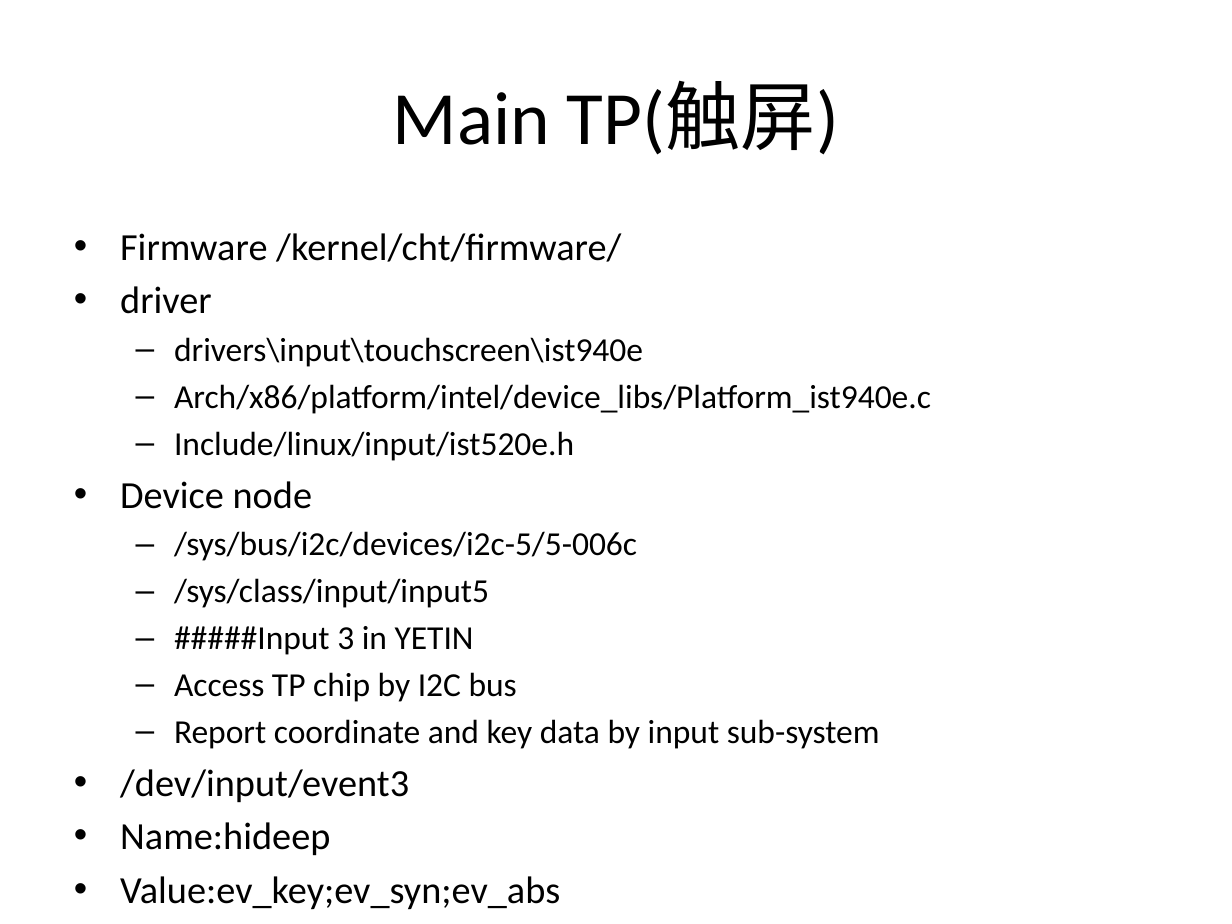
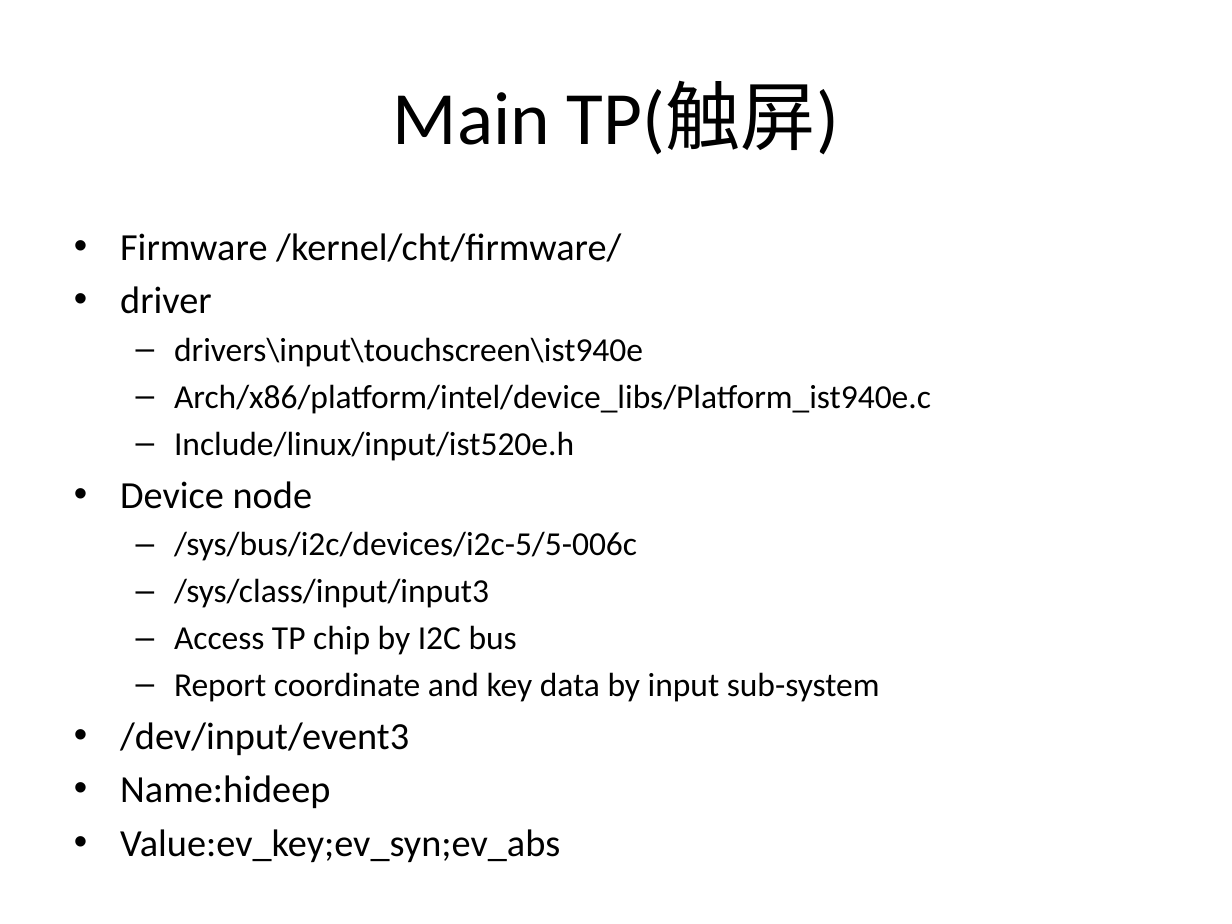
Before and after one commit to mazelinux/LENOVO, a slide deck: slide 7 of doc/Yeti_device_driver_list.pptx (slide 6 before the commit). Drawn at 1232x924 pixels with LibreOffice and Linux fonts; fonts in the diff are those of the drawing. Boxes give left, top, right and bottom in pixels: in the first picture for what was removed or moved away, otherwise in the second. Text is boxed around its words. In the diff, an @@ line names an element or a change of style, - is before the commit and + after.

Commit message:
add inputsubsys

```diff
--- a/doc/Yeti_device_driver_list.pptx
+++ b/doc/Yeti_device_driver_list.pptx
@@ text at <box>174,578,489,608</box>: text changed @@
-  – /sys/class/input/input5
-  – #####Input 3 in YETIN
+  – /sys/class/input/input3
```
Also in this commit, not shown: 8 other slides changed, 2 slides added, 1 other file.
